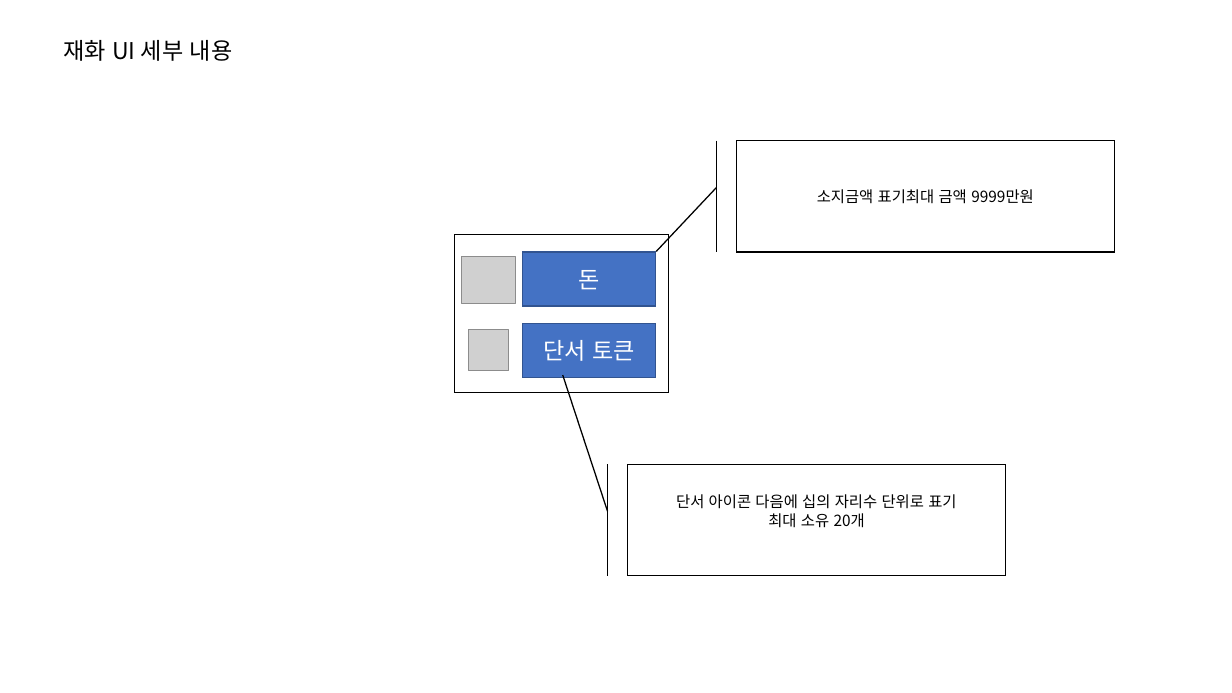
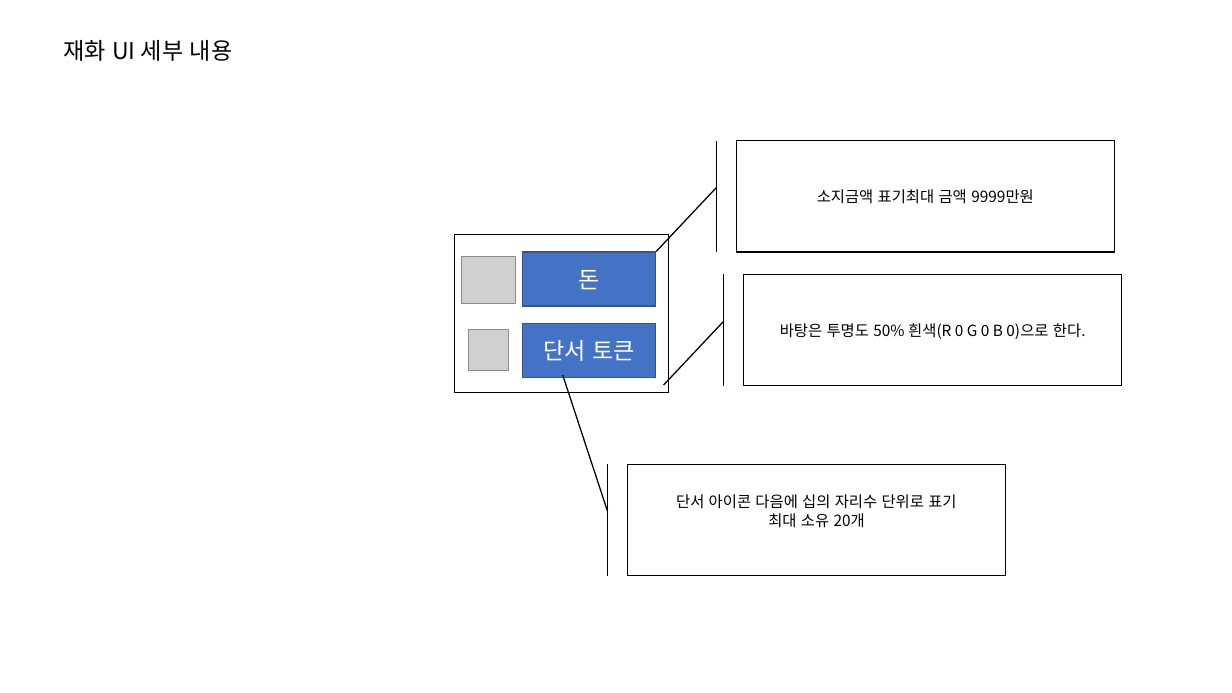
Before and after one commit to Velosis/RevoltDay, a slide deck: slide 3 of 기획서/UI관련/스테이터스 UI 구도 및 설명.pptx. Drawn at 1232x693 pixels with LibreOffice and Linux fonts; fonts in the diff are those of the drawing; grey boxes stand for pictures. Boxes give left, top, right and bottom in pixels: in the first picture for what was removed or moved away, otherwise in the second. Text is boxed around its words. In the diff, an @@ line names an element or a change of style, - is before the commit and + after.

```diff
--- a/기획서/UI관련/스테이터스 UI 구도 및 설명.pptx
+++ b/기획서/UI관련/스테이터스 UI 구도 및 설명.pptx
@@ accent border callout added at (x1=744, y1=274, x2=1122, y2=386), fill #FFFFFF, outline #000000 1 pt, 12 pt, text #000000 @@
+바탕은 투명도 50% 흰색(R 0 G 0 B 0)으로 한다.
```
Also in this commit, not shown: 1 other slide changed.
